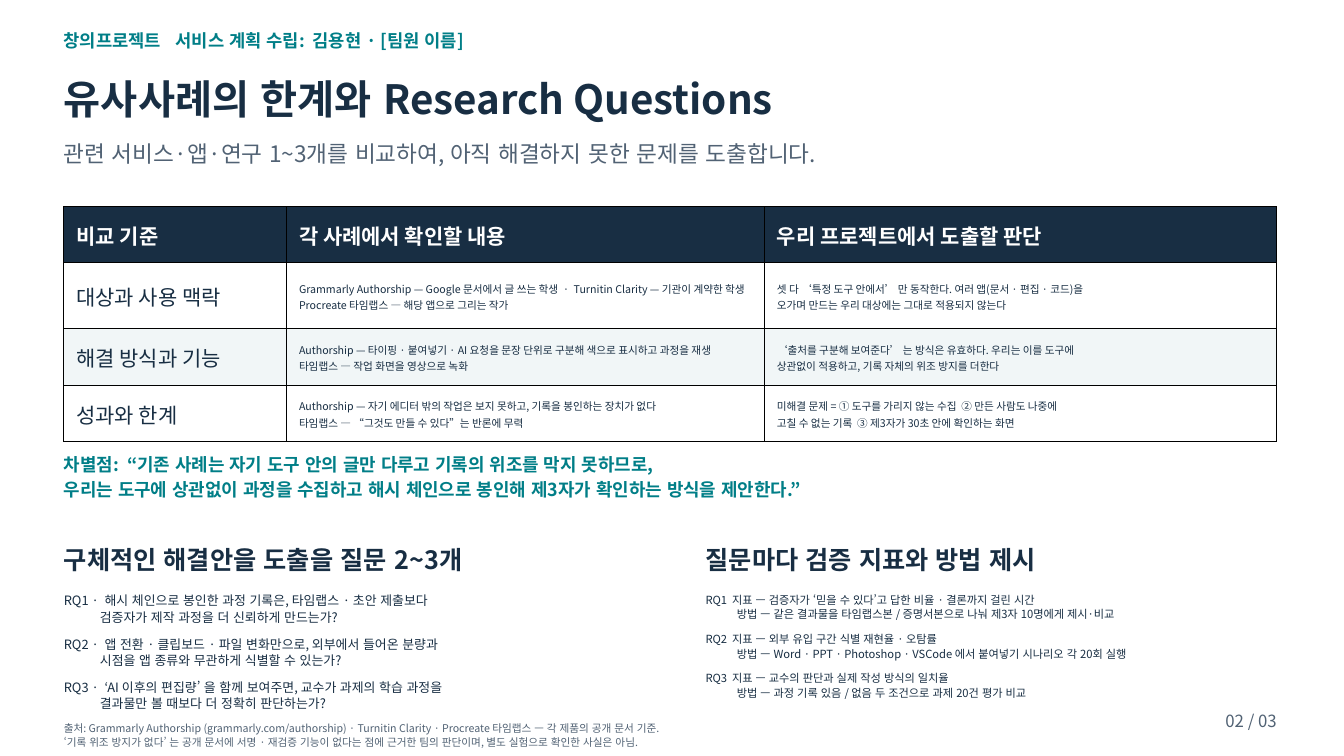
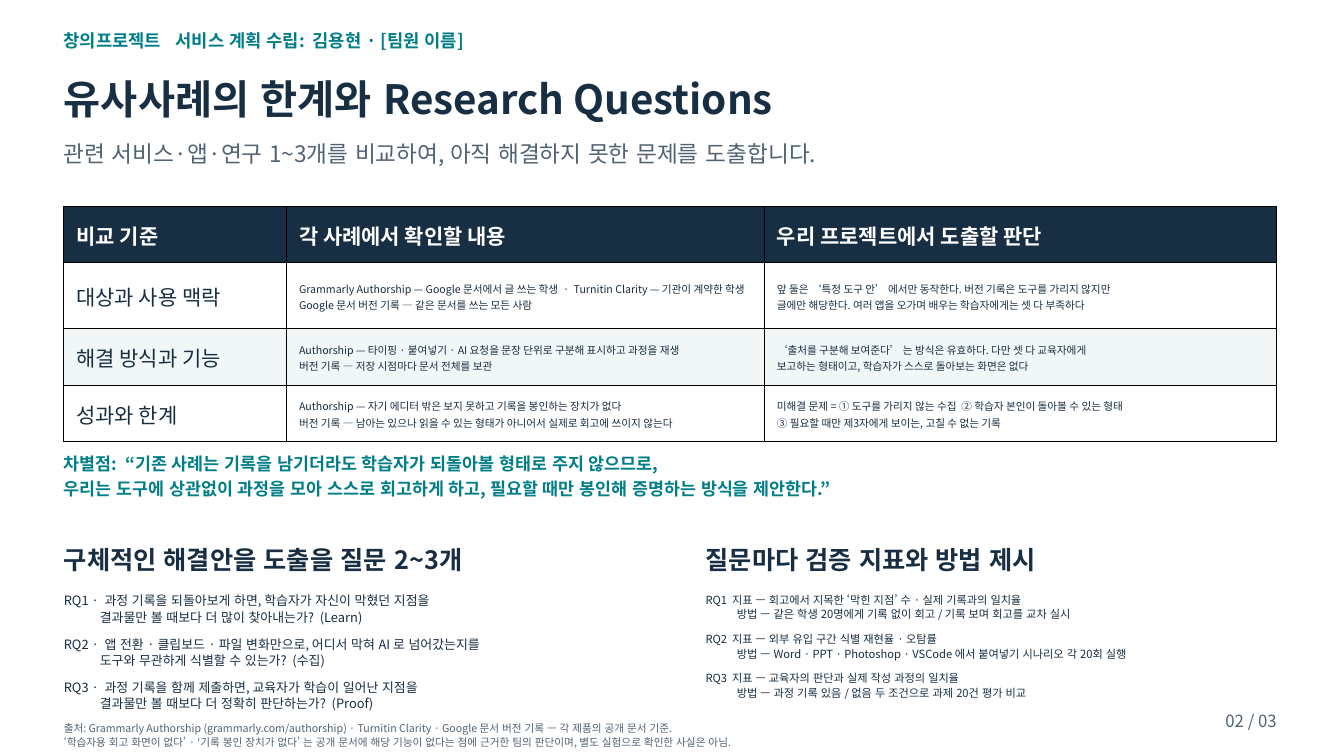
Before and after one commit to 20233014-KYH/trace, a slide deck: slide 2 of deck/창의프로젝트_서비스계획수립_Trace.pptx. Drawn at 1344x756 pixels with LibreOffice and Linux fonts; fonts in the diff are those of the drawing. Boxes give left, top, right and bottom in pixels: in the first picture for what was removed or moved away, otherwise in the second. Text is boxed around its words. In the diff, an @@ line names an element or a change of style, - is before the commit and + after.

```diff
--- a/deck/창의프로젝트_서비스계획수립_Trace.pptx
+++ b/deck/창의프로젝트_서비스계획수립_Trace.pptx
@@ table at (x1=64, y1=206, x2=1276, y2=433) @@
-row 2, column 2: Grammarly Authorship — Google 문서에서 글 쓰는 학생 · Turnitin Clarity — 기관이 계약한 학생 / Procreate 타임랩스 — 해당 앱으로 그리는 작가
+row 2, column 2: Grammarly Authorship — Google 문서에서 글 쓰는 학생 · Turnitin Clarity — 기관이 계약한 학생 / Google 문서 버전 기록 — 같은 문서를 쓰는 모든 사람
-row 2, column 3: 셋 다 ‘특정 도구 안에서’ 만 동작한다. 여러 앱(문서 · 편집 · 코드)을 / 오가며 만드는 우리 대상에는 그대로 적용되지 않는다
+row 2, column 3: 앞 둘은 ‘특정 도구 안’ 에서만 동작한다. 버전 기록은 도구를 가리지 않지만 / 글에만 해당한다. 여러 앱을 오가며 배우는 학습자에게는 셋 다 부족하다
-row 3, column 2: Authorship — 타이핑 · 붙여넣기 · AI 요청을 문장 단위로 구분해 색으로 표시하고 과정을 재생 / 타임랩스 — 작업 화면을 영상으로 녹화
+row 3, column 2: Authorship — 타이핑 · 붙여넣기 · AI 요청을 문장 단위로 구분해 표시하고 과정을 재생 / 버전 기록 — 저장 시점마다 문서 전체를 보관
-row 3, column 3: ‘출처를 구분해 보여준다’ 는 방식은 유효하다. 우리는 이를 도구에 / 상관없이 적용하고, 기록 자체의 위조 방지를 더한다
+row 3, column 3: ‘출처를 구분해 보여준다’ 는 방식은 유효하다. 다만 셋 다 교육자에게 / 보고하는 형태이고, 학습자가 스스로 돌아보는 화면은 없다
-row 4, column 2: Authorship — 자기 에디터 밖의 작업은 보지 못하고, 기록을 봉인하는 장치가 없다 / 타임랩스 — “그것도 만들 수 있다”는 반론에 무력
+row 4, column 2: Authorship — 자기 에디터 밖은 보지 못하고 기록을 봉인하는 장치가 없다 / 버전 기록 — 남아는 있으나 읽을 수 있는 형태가 아니어서 실제로 회고에 쓰이지 않는다
-row 4, column 3: 미해결 문제 = ① 도구를 가리지 않는 수집 ② 만든 사람도 나중에 / 고칠 수 없는 기록 ③ 제3자가 30초 안에 확인하는 화면
+row 4, column 3: 미해결 문제 = ① 도구를 가리지 않는 수집 ② 학습자 본인이 돌아볼 수 있는 형태 / ③ 필요할 때만 제3자에게 보이는, 고칠 수 없는 기록
@@ text at (x1=64, y1=455, x2=831, y2=499): text changed; size 16 to 15.5 pt @@
-차별점: “기존 사례는 자기 도구 안의 글만 다루고 기록의 위조를 막지 못하므로,
-우리는 도구에 상관없이 과정을 수집하고 해시 체인으로 봉인해 제3자가 확인하는 방식을 제안한다.”
+차별점: “기존 사례는 기록을 남기더라도 학습자가 되돌아볼 형태로 주지 않으므로,
+우리는 도구에 상관없이 과정을 모아 스스로 회고하게 하고, 필요할 때만 봉인해 증명하는 방식을 제안한다.”
@@ text at (x1=64, y1=594, x2=480, y2=711): text changed @@
-RQ1 · 해시 체인으로 봉인한 과정 기록은, 타임랩스 · 초안 제출보다
-검증자가 제작 과정을 더 신뢰하게 만드는가?
-RQ2 · 앱 전환 · 클립보드 · 파일 변화만으로, 외부에서 들어온 분량과
-시점을 앱 종류와 무관하게 식별할 수 있는가?
-RQ3 · ‘AI 이후의 편집량’ 을 함께 보여주면, 교수가 과제의 학습 과정을
-결과물만 볼 때보다 더 정확히 판단하는가?
+RQ1 · 과정 기록을 되돌아보게 하면, 학습자가 자신이 막혔던 지점을
+결과물만 볼 때보다 더 많이 찾아내는가? (Learn)
+RQ2 · 앱 전환 · 클립보드 · 파일 변화만으로, 어디서 막혀 AI 로 넘어갔는지를
+도구와 무관하게 식별할 수 있는가? (수집)
+RQ3 · 과정 기록을 함께 제출하면, 교육자가 학습이 일어난 지점을
+결과물만 볼 때보다 더 정확히 판단하는가? (Proof)
@@ text at (x1=706, y1=594, x2=1071, y2=619): text changed @@
-RQ1 지표 — 검증자가 ‘믿을 수 있다’고 답한 비율 · 결론까지 걸린 시간
-방법 — 같은 결과물을 타임랩스본 / 증명서본으로 나눠 제3자 10명에게 제시·비교
+RQ1 지표 — 회고에서 지목한 ‘막힌 지점’ 수 · 실제 기록과의 일치율
+방법 — 같은 학생 20명에게 기록 없이 회고 / 기록 보며 회고를 교차 실시
@@ text at (x1=706, y1=672, x2=959, y2=684): text changed @@
-RQ3 지표 — 교수의 판단과 실제 작성 방식의 일치율
+RQ3 지표 — 교육자의 판단과 실제 작성 과정의 일치율
@@ text at (x1=64, y1=723, x2=731, y2=748): text changed @@
-출처: Grammarly Authorship (grammarly.com/authorship) · Turnitin Clarity · Procreate 타임랩스 — 각 제품의 공개 문서 기준.
-‘기록 위조 방지가 없다’ 는 공개 문서에 서명 · 재검증 기능이 없다는 점에 근거한 팀의 판단이며, 별도 실험으로 확인한 사실은 아님.
+출처: Grammarly Authorship (grammarly.com/authorship) · Turnitin Clarity · Google 문서 버전 기록 — 각 제품의 공개 문서 기준.
+‘학습자용 회고 화면이 없다’ · ‘기록 봉인 장치가 없다’ 는 공개 문서에 해당 기능이 없다는 점에 근거한 팀의 판단이며, 별도 실험으로 확인한 사실은 아님.
```
Also in this commit, not shown: 2 other slides changed, 1 other file.
